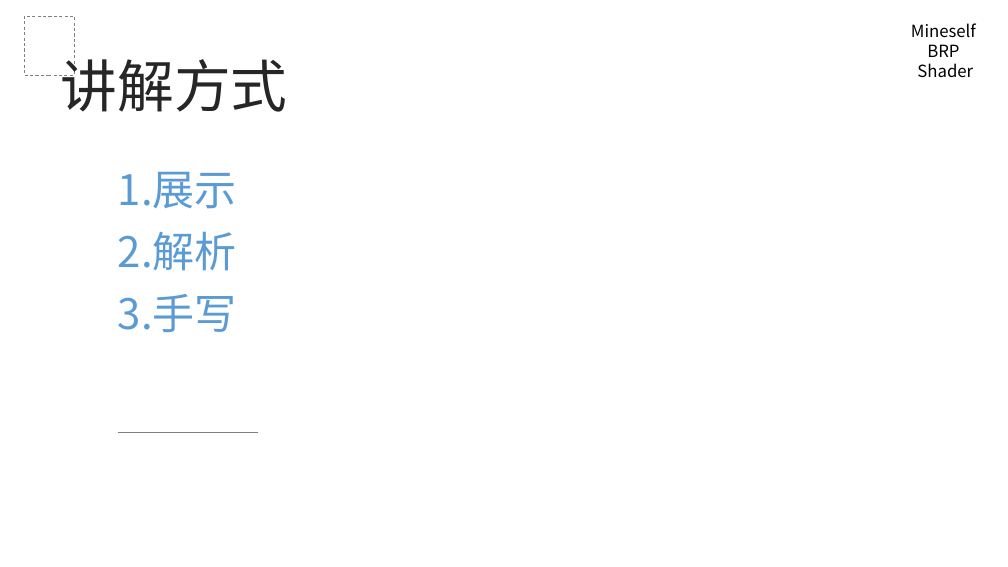
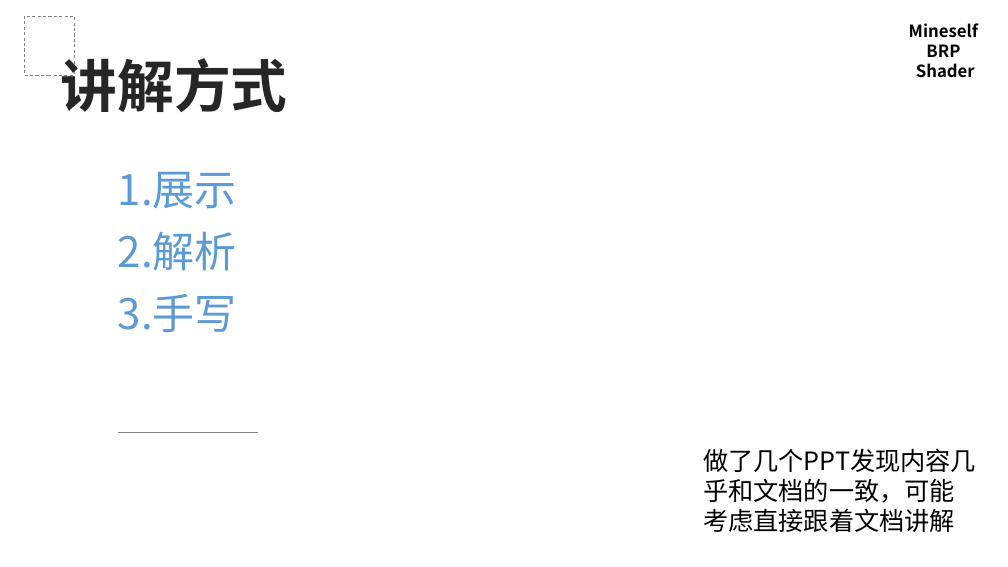
Before and after one commit to mineselfQAQ/MineselfBRPShader, a slide deck: slide 4 of PPT/0-前言.pptx. Drawn at 1008x567 pixels with LibreOffice and Linux fonts; fonts in the diff are those of the drawing. Boxes give left, top, right and bottom in pixels: in the first picture for what was removed or moved away, otherwise in the second. Text is boxed around its words. In the diff, an @@ line names an element or a change of style, - is before the commit and + after.

```diff
--- a/PPT/0-前言.pptx
+++ b/PPT/0-前言.pptx
@@ text "Mineself" at (909,23,978,78): bold on @@
@@ text "讲解方式" at (61,50,288,112): bold on @@
@@ text added at (703,448,976,532), 24 pt, text #000000 @@
+做了几个PPT发现内容几乎和文档的一致，可能考虑直接跟着文档讲解
```
Also in this commit, not shown: 4 other slides changed, 34 other files.
